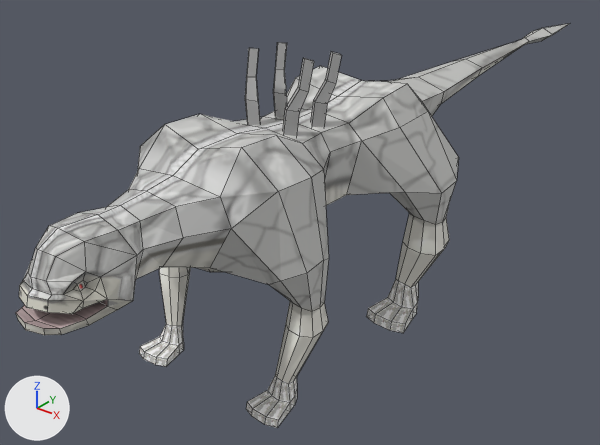
What one commit did to the Blender file trunk/data/blender/monster/v2.blend.
Rendered twice from a 50 mm camera at (3.82, -4.71, 3.93) aimed at (-0.49, 0.67, 0.59). The lights are fixed; the arrows at lower left show +X, +Y and +Z. Mesh edges are drawn as thin lines.
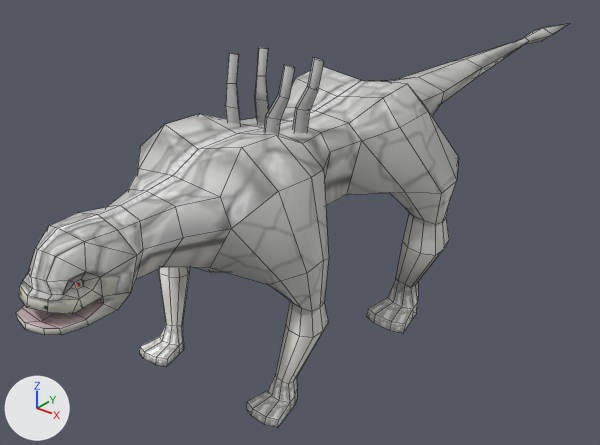
Commit message: - more details in the face, some more then the last commit

Where the change shows, as pixel boxes [x1, y1, x2, y2] in the pictures (600 x 445 px; the box of a moved part takes in the faces that stretch with it):
part 1 of me_cube, moved or reshaped: before [283, 58, 314, 136]; after [264, 64, 295, 135]
part 2 of me_cube, moved or reshaped: before [310, 52, 342, 127]; after [293, 58, 324, 133]
part 3 of me_cube, moved or reshaped: before [273, 42, 287, 117]; after [255, 48, 269, 122]
part 4 of me_cube, moved or reshaped: before [245, 48, 260, 125]; after [225, 54, 240, 124]
part 5 of me_cube, moved or reshaped: [16, 250, 143, 329] in both
part 6 of me_cube, shading changed: [16, 23, 570, 428] in both

Patch to the scene script:
```diff
--- a/trunk/data/blender/monster/v2.blend.py
+++ b/trunk/data/blender/monster/v2.blend.py
@@ me_cube @@
 me_cube.from_pydata(...)  # 470 vertices, 476 faces; spans x -0.28..6.24, y -1.31..0.7, z -0.72..0.72
 # used by ob_cube; location = (0.0, -2.161, 1.574); rotation_euler = (1.571, 0.0, 1.571), in degrees (90, 0, 90); scale = (1.21, 1.21, 1.21)
 # before: 40 (-0.04, -0.05, 0.17) at pixel (83, 280), 43 (0.03, -0.2, 0.24) at pixel (107, 306), 193 (-0.09, -0.08, 0.15) at pixel (73, 289), 194 (-0.06, -0.1, 0.17) at pixel (80, 291), 195 (-0.07, -0.06, 0.16) at pixel (77, 284)
 # before: 199 (-0.08, -0.13, 0.21) at pixel (83, 300), 200 (-0.1, -0.03, 0.16) at pixel (72, 281), 201 (-0.03, -0.09, 0.17) at pixel (85, 287), 202 (-0.02, -0.07, 0.17) at pixel (87, 282), 203 (-0.02, -0.07, -0.18)
 # before: 204 (-0.03, -0.09, -0.17), 205 (-0.1, -0.03, -0.17) at pixel (30, 260), 206 (-0.08, -0.13, -0.22), 210 (-0.07, -0.06, -0.17), 211 (-0.06, -0.1, -0.17)
 # before: 212 (-0.09, -0.08, -0.16), 406 (0.03, -0.2, -0.25), 409 (-0.04, -0.05, -0.17)
-me_cube.vertices[33].co = (0.2, -0.25, 0.23)  # pixel (133, 300)
-me_cube.vertices[36].co = (0.03, -0.16, 0.24)  # pixel (107, 299)
-me_cube.vertices[198].co = (0.0, -0.12, 0.19)  # pixel (94, 290)
-me_cube.vertices[207].co = (0.0, -0.12, -0.2)
-me_cube.vertices[224].co = (-0.17, -0.19, 0.0)
-me_cube.vertices[226].co = (0.03, -0.16, 0.0)
-me_cube.vertices[230].co = (0.04, -0.21, 0.0)
-me_cube.vertices[233].co = (-0.22, -0.26, 0.0)  # pixel (35, 320)
-me_cube.vertices[413].co = (0.03, -0.16, -0.25)
-me_cube.vertices[416].co = (0.2, -0.25, -0.24)
-me_cube.vertices[461].co = (-0.07, -0.25, 0.0)
-me_cube.vertices[465].co = (-0.08, -0.17, 0.0)
+# me_cube part 1: the loose piece of 16 vertices spanning x 1.51..1.7, y 0.22..0.7, z 0.08..0.25 is moved by (-0.18, 0.0, 0.0)
+# me_cube part 2: the loose piece of 16 vertices spanning x 1.78..1.97, y 0.21..0.68, z 0.08..0.25 is moved by (-0.18, 0.0, 0.0)
+# me_cube part 3: the loose piece of 16 vertices spanning x 1.78..1.97, y 0.21..0.68, z -0.26..-0.09 is moved by (-0.18, 0.0, 0.0)
+# me_cube part 4: the loose piece of 16 vertices spanning x 1.51..1.7, y 0.22..0.7, z -0.26..-0.09 is moved by (-0.18, 0.0, 0.0)
+# me_cube part 5
+for i in [43, 194, 195, 199, 200]: me_cube.vertices[i].co += Vector((0.0, 0.0, -0.03))
+for i in [205, 206, 210, 211, 406]: me_cube.vertices[i].co += Vector((0.0, 0.0, 0.03))
+for i in [40, 193, 201, 202]: me_cube.vertices[i].co += Vector((0.0, 0.0, -0.02))
+for i in [203, 204, 212, 409]: me_cube.vertices[i].co += Vector((0.0, 0.0, 0.02))
+me_cube.vertices[33].co = (0.19, -0.2, 0.23)  # pixel (131, 292)
+me_cube.vertices[36].co = (0.03, -0.16, 0.21)  # pixel (102, 296)
+me_cube.vertices[198].co = (-0.01, -0.11, 0.19)  # pixel (92, 290)
+me_cube.vertices[207].co = (-0.01, -0.11, -0.2)
+me_cube.vertices[224].co = (-0.14, -0.17, 0.0)
+me_cube.vertices[226].co = (0.05, -0.14, 0.0)
+me_cube.vertices[230].co = (0.07, -0.23, 0.0)
+me_cube.vertices[233].co = (-0.2, -0.27, 0.0)  # pixel (40, 321)
+me_cube.vertices[413].co = (0.03, -0.16, -0.22)
+me_cube.vertices[416].co = (0.19, -0.2, -0.24)
+me_cube.vertices[461].co = (-0.06, -0.26, 0.0)
+me_cube.vertices[465].co = (-0.05, -0.15, 0.0)
+# me_cube part 6: all faces are now shaded smooth (476 of 476 changed)
 me_cube.materials.append(mat_monstertexture_png)
```
